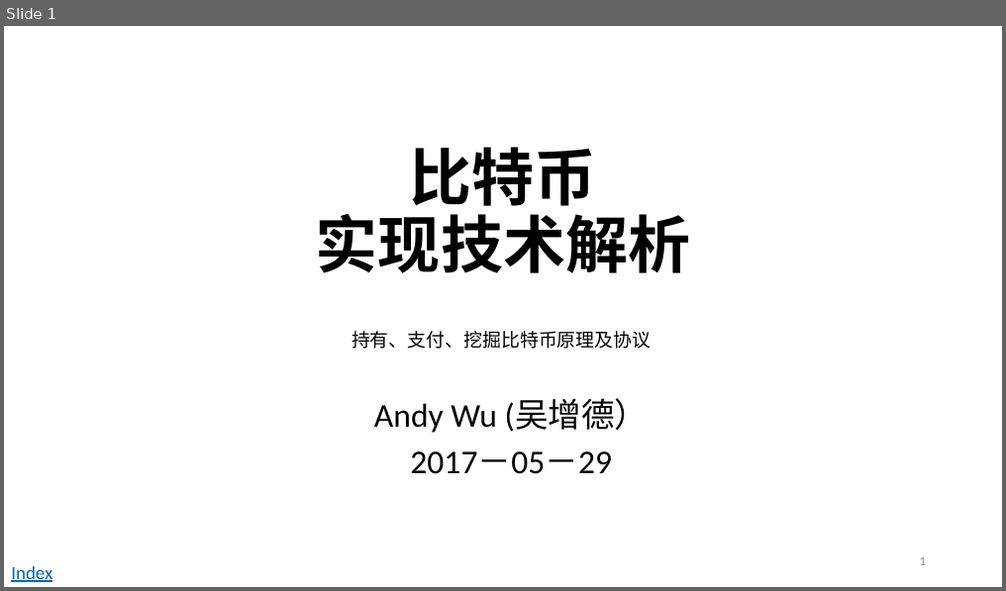
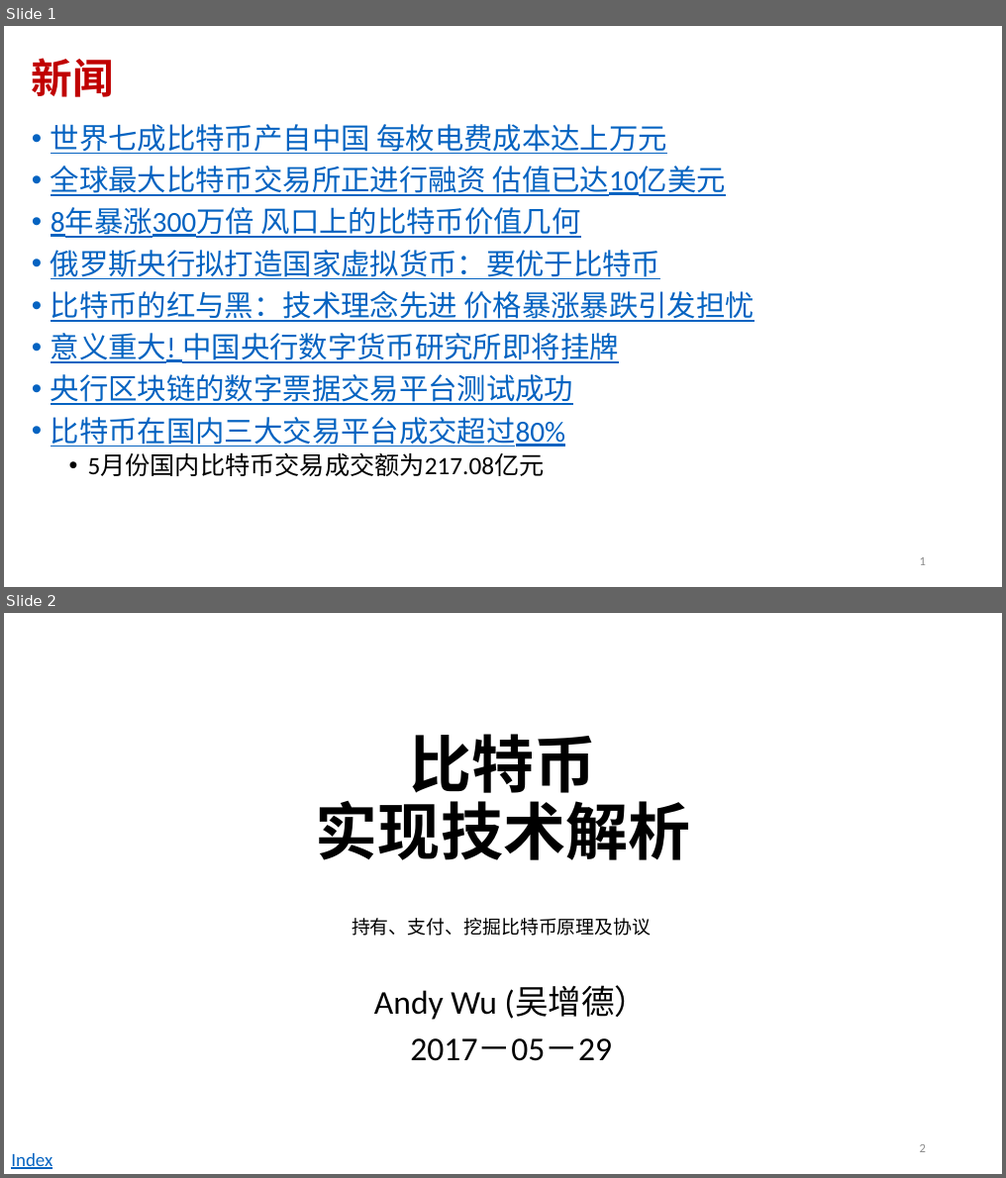
Before and after one commit to andyplusplus/blockchain, a slide deck: how_bitcoin_works/home.pptx. Shown one above the other, each under a label of ours: slide 1 before the commit, slides 1 and 2 after it. The pictures are 1006x591 and 1006x1178 pixels, drawn with LibreOffice and Linux fonts; fonts in the diff are those of the drawing. Boxes give left, top, right and bottom in pixels: in the first picture for what was removed or moved away, otherwise in the second. Text is boxed around its words. In the diff, an @@ line names an element or a change of style, - is before the commit and + after.

```diff
--- a/how_bitcoin_works/home.pptx
+++ b/how_bitcoin_works/home.pptx
@@ slide 1 added at (4, 26, 1002, 587), background #FFFFFF @@
@@ title added at (32, 58, 114, 97), 39.6 pt, text #C00000, bold @@
+新闻
@@ text added at (51, 124, 754, 476), 28 pt, text #0563C1, underline @@
+• 世界七成比特币产自中国 每枚电费成本达上万元
+• 全球最大比特币交易所正进行融资 估值已达10亿美元
+• 8年暴涨300万倍 风口上的比特币价值几何
+• 俄罗斯央行拟打造国家虚拟货币：要优于比特币
+• 比特币的红与黑：技术理念先进 价格暴涨暴跌引发担忧
+• 意义重大! 中国央行数字货币研究所即将挂牌
+• 央行区块链的数字票据交易平台测试成功
+• 比特币在国内三大交易平台成交超过80%
+  • 5月份国内比特币交易成交额为217.08亿元
@@ page number added at (920, 558, 926, 566), 12 pt, text #8C8C8C @@
+1
@@ what was slide 1 is now slide 2 @@
```
Also in this commit, not shown: 13 slides removed, 1 other file.
